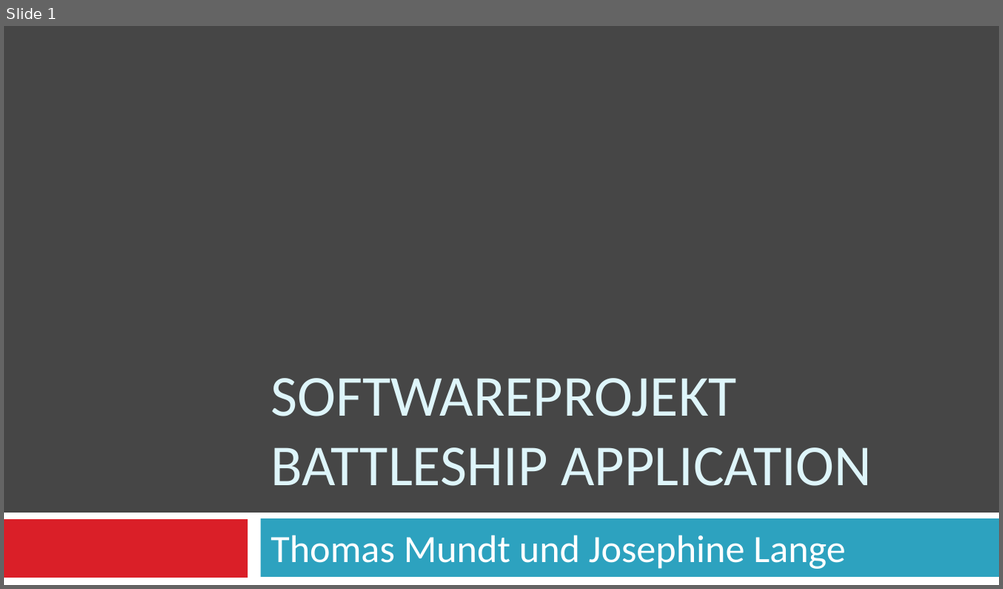
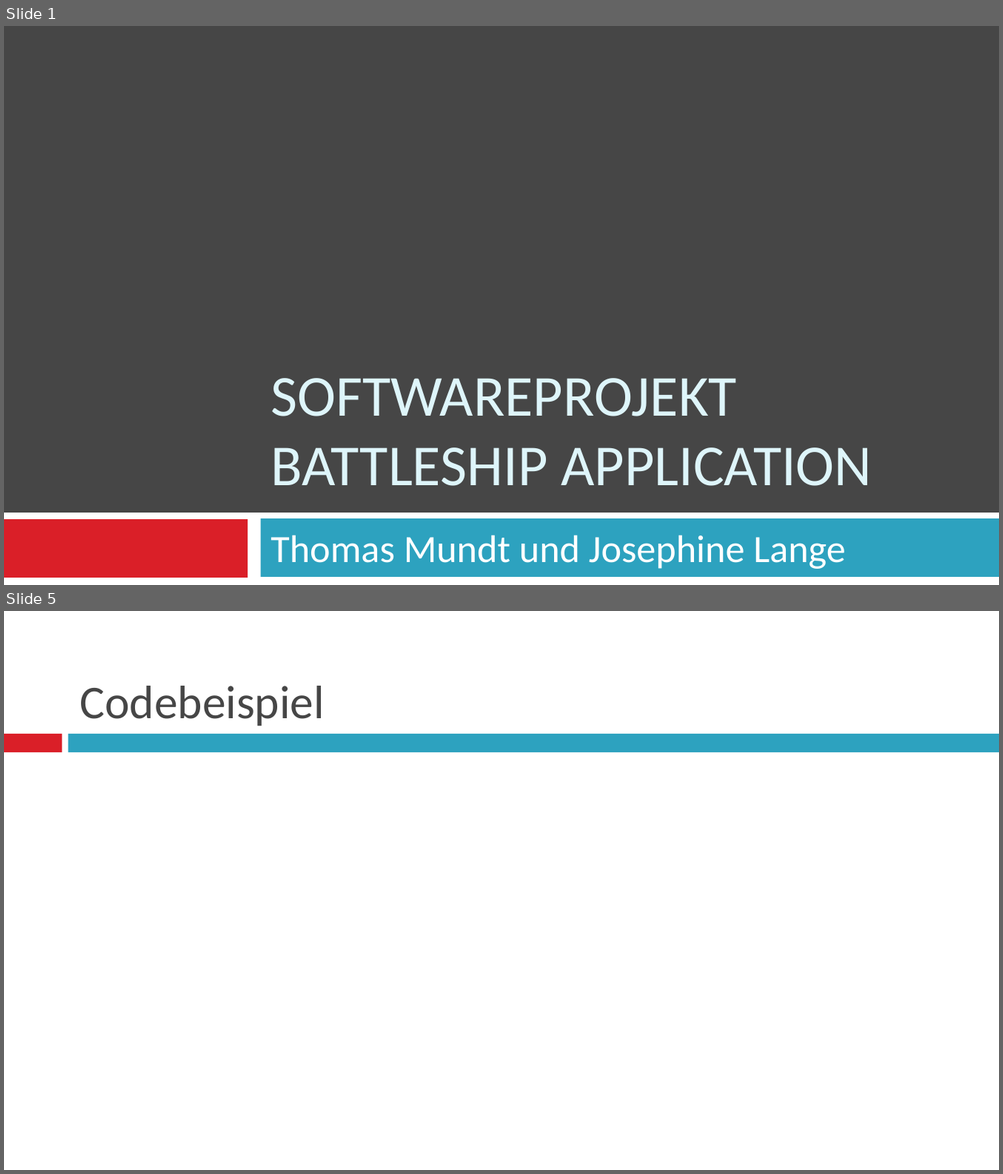
Before and after one commit to tmundt/battleship-app, a slide deck: battleship-android/Softwareprojekt_präsi.pptx. Shown one above the other, each under a label of ours: slide 1 before the commit, slides 1 and 5 after it; the slides between them are not shown. The pictures are 1003x589 and 1003x1174 pixels, drawn with LibreOffice and Linux fonts; fonts in the diff are those of the drawing. Boxes give left, top, right and bottom in pixels: in the first picture for what was removed or moved away, otherwise in the second. Text is boxed around its words. In the diff, an @@ line names an element or a change of style, - is before the commit and + after.

```diff
--- a/battleship-android/Softwareprojekt_präsi.pptx
+++ b/battleship-android/Softwareprojekt_präsi.pptx
@@ slide 5 added at (4, 611, 999, 1170), background #FFFFFF @@
@@ title added at (80, 686, 324, 726), 34 pt, text #464646 @@
+Codebeispiel
@@ rectangle added at (4, 735, 62, 753), fill #DA1F28 @@
@@ rectangle added at (68, 735, 999, 753), fill #2DA2BF @@
```
Also in this commit, not shown: 1 slide changed, 5 other slides added, 4 slides removed, 2 other files.
